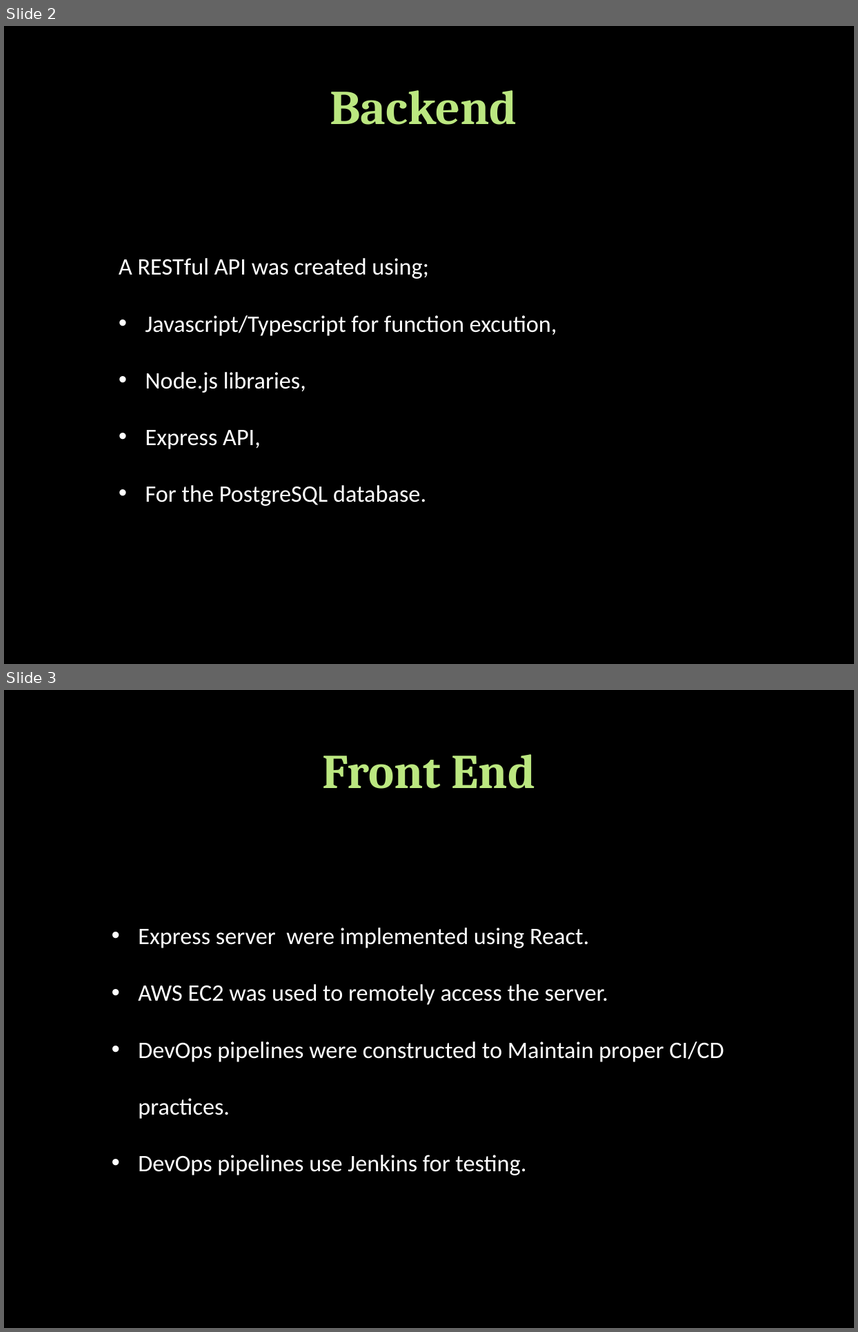
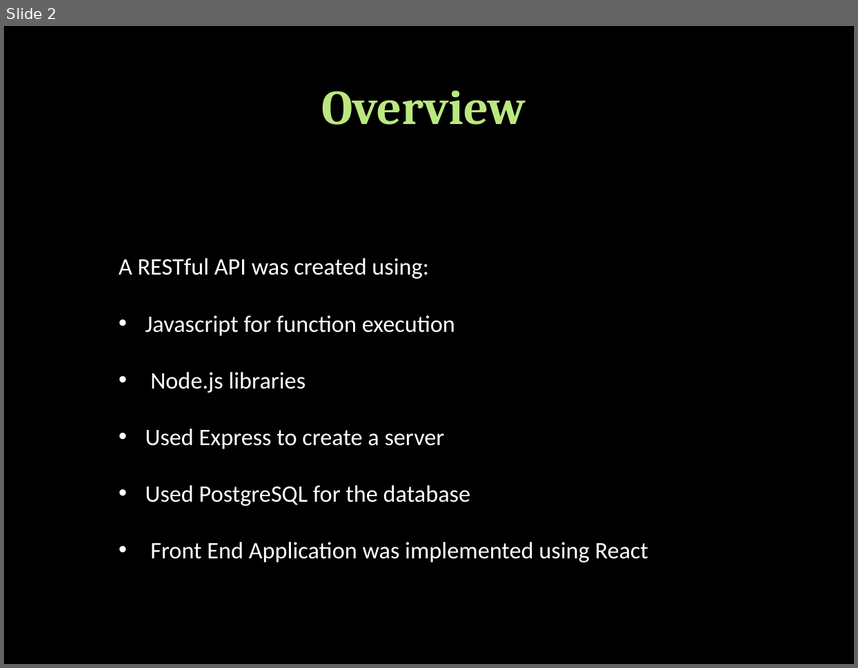
Before and after one commit to Rgutierrez0501/Project_1, a slide deck: Project 1.pptx. Shown one above the other, each under a label of ours: slides 2 and 3 before the commit, slide 2 after it. The pictures are 858x1332 and 858x668 pixels, drawn with LibreOffice and Linux fonts; fonts in the diff are those of the drawing; background and template pictures are left out. Boxes give left, top, right and bottom in pixels: in the first picture for what was removed or moved away, otherwise in the second. Text is boxed around its words. In the diff, an @@ line names an element or a change of style, - is before the commit and + after.

```diff
--- a/Project 1.pptx
+++ b/Project 1.pptx
@@ slide 3 removed at box(4, 690, 854, 1328), background picture (left out) @@
@@ title removed at box(322, 754, 536, 789) @@
-Front End
@@ text removed at box(138, 927, 724, 1175) @@
-• Express server were implemented using React.
-• AWS EC2 was used to remotely access the server.
-• DevOps pipelines were constructed to Maintain proper CI/CD practices.
-• DevOps pipelines use Jenkins for testing.
@@ slide 2 changed as well @@
@@ title at box(321, 90, 526, 125): text changed @@
-Backend
+Overview
@@ text at box(119, 258, 648, 562): text changed @@
-A RESTful API was created using;
-• Javascript/Typescript for function excution,
-• Node.js libraries,
-• Express API,
-• For the PostgreSQL database.
+A RESTful API was created using:
+• Javascript for function execution
+• Node.js libraries
+• Used Express to create a server
+• Used PostgreSQL for the database
+• Front End Application was implemented using React
```
Also in this commit, not shown: 2 other slides changed, 1 slide added, 2 other slides removed.
